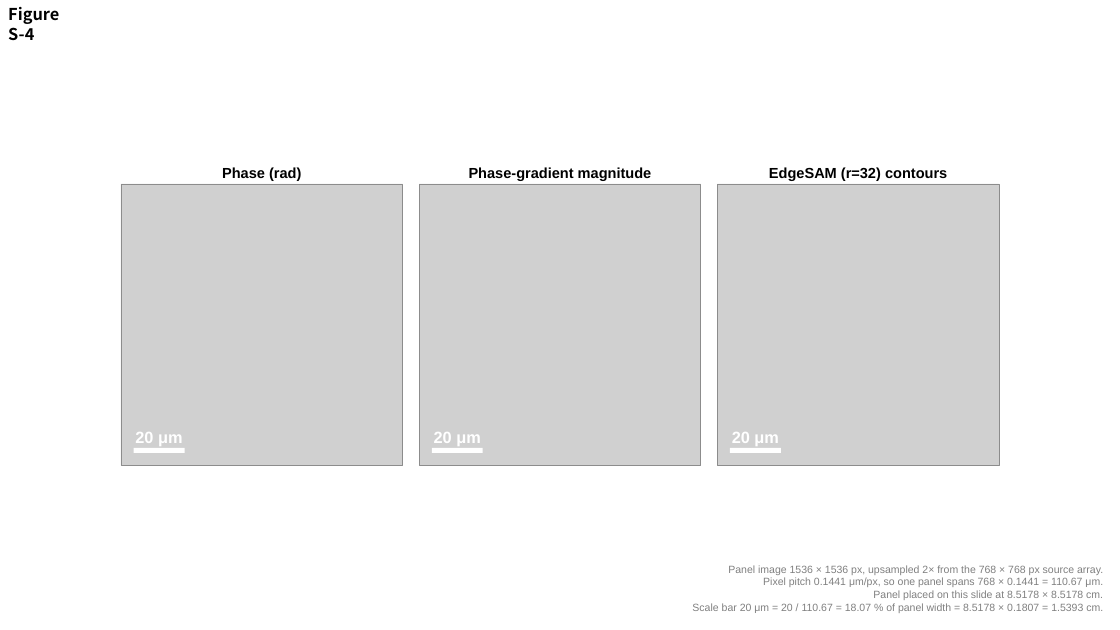
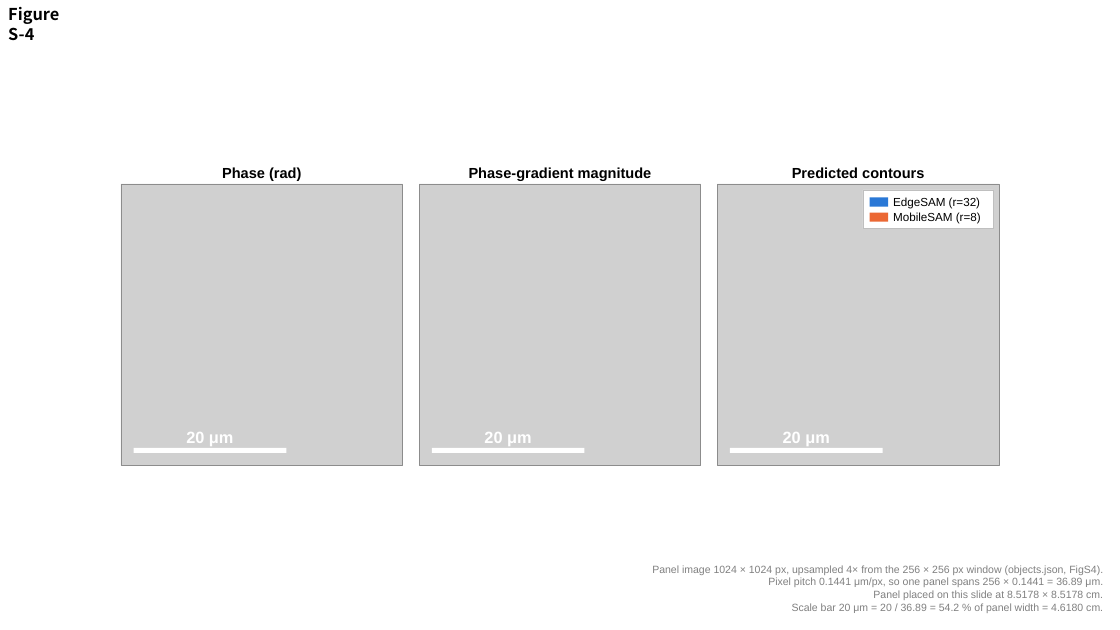
Before and after one commit to uikram/Physics-Aware-Lightweight-Segmentation-for-Quantitative-Holographic-Cell-Analysis-with-Optical-Mass-, a slide deck: slide 3 of artifacts/figures/pptx/Figures_revised.pptx. Drawn at 1120x630 pixels with LibreOffice and Linux fonts; fonts in the diff are those of the drawing; grey boxes stand for pictures. Boxes give left, top, right and bottom in pixels: in the first picture for what was removed or moved away, otherwise in the second. Text is boxed around its words. In the diff, an @@ line names an element or a change of style, - is before the commit and + after.

```diff
--- a/artifacts/figures/pptx/Figures_revised.pptx
+++ b/artifacts/figures/pptx/Figures_revised.pptx
@@ text at bbox=[792, 167, 924, 178]: text changed @@
-EdgeSAM (r=32) contours
+Predicted contours
@@ group added at bbox=[863, 190, 993, 229]: 3 rectangles, 2 texts @@
+EdgeSAM (r=32)
+MobileSAM (r=8)
@@ text "20 μm": place and size @@
-text "20 μm" at bbox=[135, 432, 183, 446]
+text "20 μm" at bbox=[186, 432, 234, 446]
@@ rectangle: place and size @@
-rectangle at bbox=[134, 448, 185, 453]
+rectangle at bbox=[134, 448, 287, 453]
@@ text "20 μm": place and size @@
-text "20 μm" at bbox=[434, 432, 481, 446]
+text "20 μm" at bbox=[484, 432, 532, 446]
@@ rectangle: place and size @@
-rectangle at bbox=[432, 448, 483, 453]
+rectangle at bbox=[432, 448, 585, 453]
@@ text "20 μm": place and size @@
-text "20 μm" at bbox=[732, 432, 779, 446]
+text "20 μm" at bbox=[783, 432, 830, 446]
@@ rectangle: place and size @@
-rectangle at bbox=[730, 448, 781, 453]
+rectangle at bbox=[730, 448, 883, 453]
@@ text at bbox=[652, 565, 1103, 587]: text changed @@
-Panel image 1536 × 1536 px, upsampled 2× from the 768 × 768 px source array.
-Pixel pitch 0.1441 μm/px, so one panel spans 768 × 0.1441 = 110.67 μm.
+Panel image 1024 × 1024 px, upsampled 4× from the 256 × 256 px window (objects.json, FigS4).
+Pixel pitch 0.1441 μm/px, so one panel spans 256 × 0.1441 = 36.89 μm.
@@ text at bbox=[792, 603, 1103, 613]: text changed @@
-Scale bar 20 μm = 20 / 110.67 = 18.07 % of panel width = 8.5178 × 0.1807 = 1.5393 cm.
+Scale bar 20 μm = 20 / 36.89 = 54.2 % of panel width = 4.6180 cm.
```
Also in this commit, not shown: 2 other slides changed, 13 other files.
